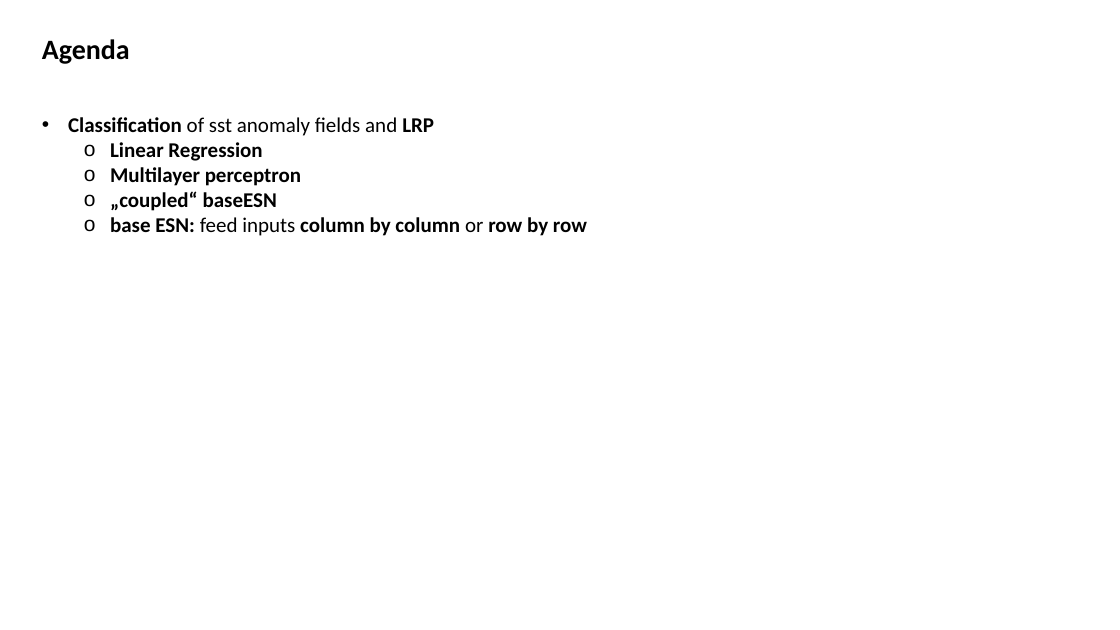
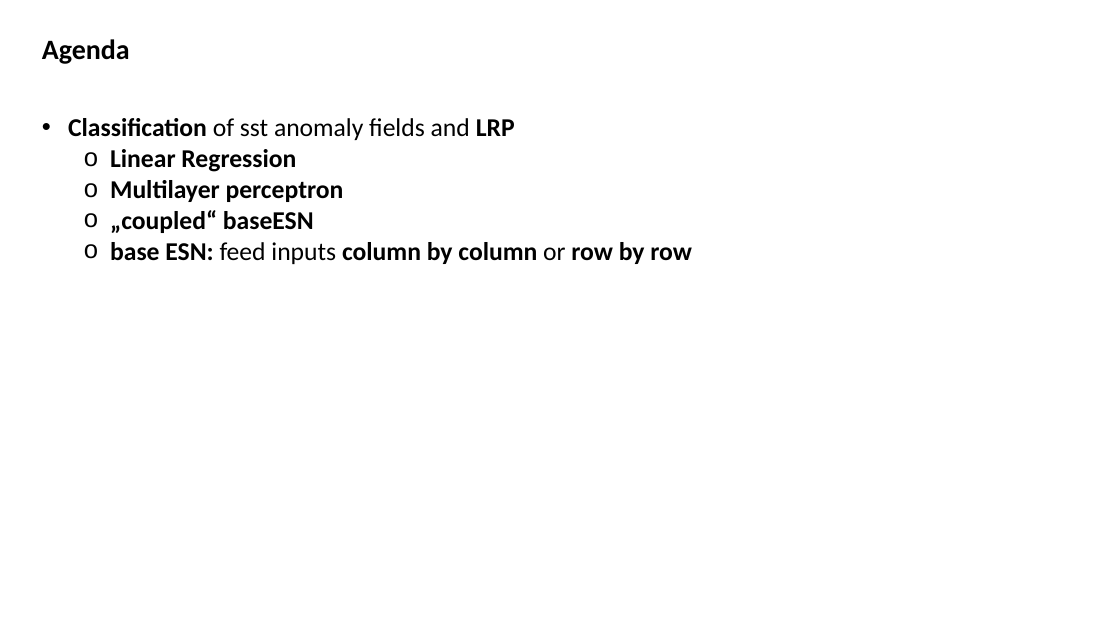
Before and after one commit to MarcoLandtHayen/EchoStateNetworks, a slide deck: slide 9 of ESN_exp09_Classification_LRP.pptx (slide 7 before the commit). Drawn at 1120x630 pixels with LibreOffice and Linux fonts; fonts in the diff are those of the drawing. Boxes give left, top, right and bottom in pixels: in the first picture for what was removed or moved away, otherwise in the second. Text is boxed around its words. In the diff, an @@ line names an element or a change of style, - is before the commit and + after.

Commit message:
startet new notebook as part4 of ESN_exp09_Classification_LRP, revising and refactoring data pre-processing, then summarized interim results in some ppt slides and updated README

```diff
--- a/ESN_exp09_Classification_LRP.pptx
+++ b/ESN_exp09_Classification_LRP.pptx
@@ text "Classification of sst anomaly fields ..." at bbox=[68, 118, 692, 264]: size 18 to 22 pt @@
```
Also in this commit, not shown: 10 other slides changed, 5 slides added, 4 other files.
